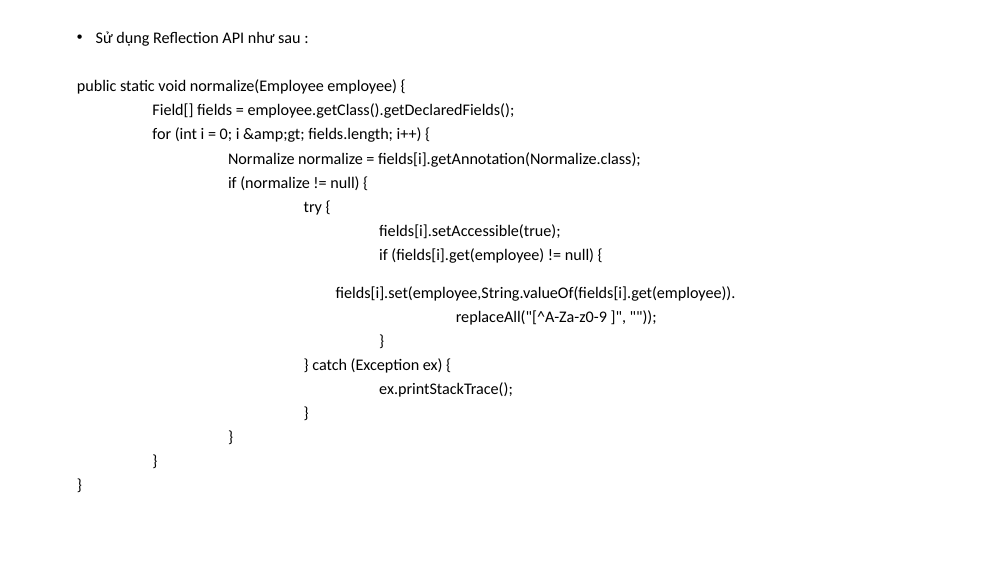
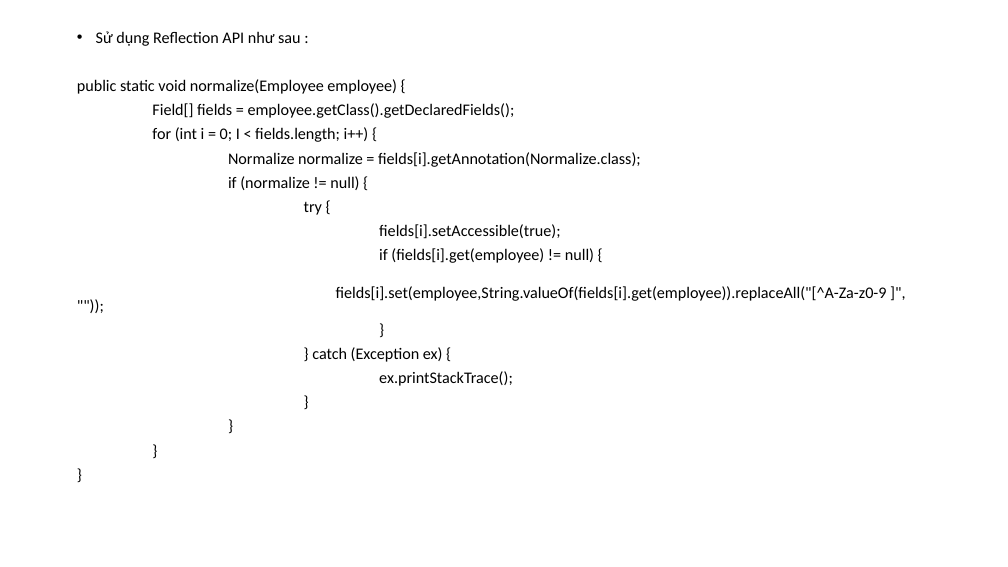
Before and after one commit to hoanghiep8921/ljava1909, a slide deck: slide 18 of slide/Reflection_Anotation.pptx. Drawn at 1008x567 pixels with LibreOffice and Linux fonts; fonts in the diff are those of the drawing. Boxes give left, top, right and bottom in pixels: in the first picture for what was removed or moved away, otherwise in the second. Text is boxed around its words. In the diff, an @@ line names an element or a change of style, - is before the commit and + after.

```diff
--- a/slide/Reflection_Anotation.pptx
+++ b/slide/Reflection_Anotation.pptx
@@ text at <box>152,127,369,142</box>: text changed @@
-for (int i = 0; i &amp;gt; fields.length; i++) {
+for (int i = 0; I < fields.length; i++) {
@@ text at <box>336,286,887,301</box>: text changed @@
-fields[i].set(employee,String.valueOf(fields[i].get(employee)).
-replaceAll("[^A-Za-z0-9 ]", ""));
+fields[i].set(employee,String.valueOf(fields[i].get(employee)).replaceAll("[^A-Za-z0-9 ]", ""));
```
Also in this commit, not shown: 1 other file.
